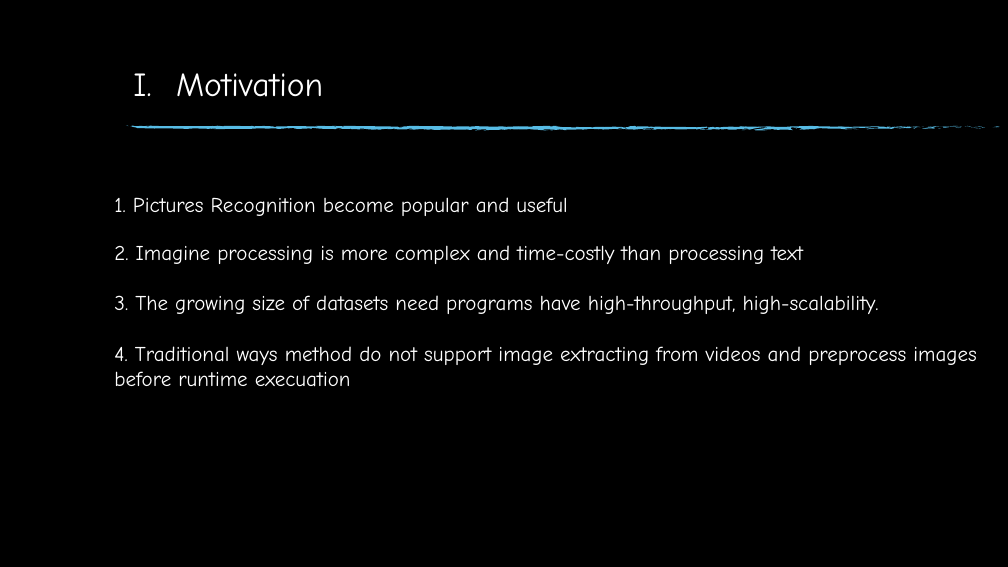
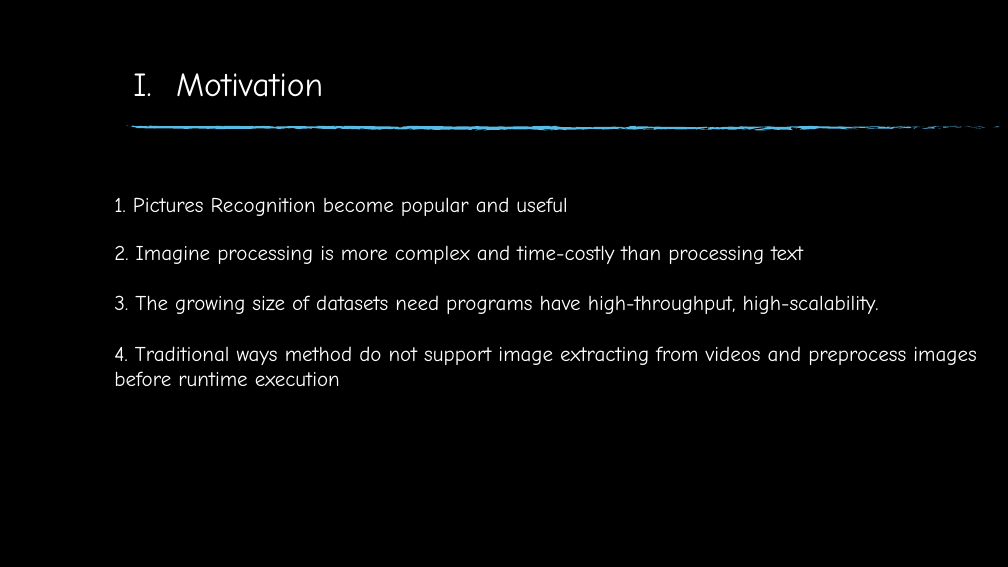
Before and after one commit to GatHors/ImageProcessing, a slide deck: slide 3 of Report & presentation/FinalReport_Gathors.pptm. Drawn at 1008x567 pixels with LibreOffice and Linux fonts; fonts in the diff are those of the drawing; background and template pictures are left out. Boxes give left, top, right and bottom in pixels: in the first picture for what was removed or moved away, otherwise in the second. Text is boxed around its words. In the diff, an @@ line names an element or a change of style, - is before the commit and + after.

```diff
--- a/Report & presentation/FinalReport_Gathors.pptm
+++ b/Report & presentation/FinalReport_Gathors.pptm
@@ text at (x1=114, y1=346, x2=976, y2=386): text changed @@
-4. Traditional ways method do not support image extracting from videos and preprocess images before runtime execuation
+4. Traditional ways method do not support image extracting from videos and preprocess images before runtime execution
```
Also in this commit, not shown: 6 other slides changed.
